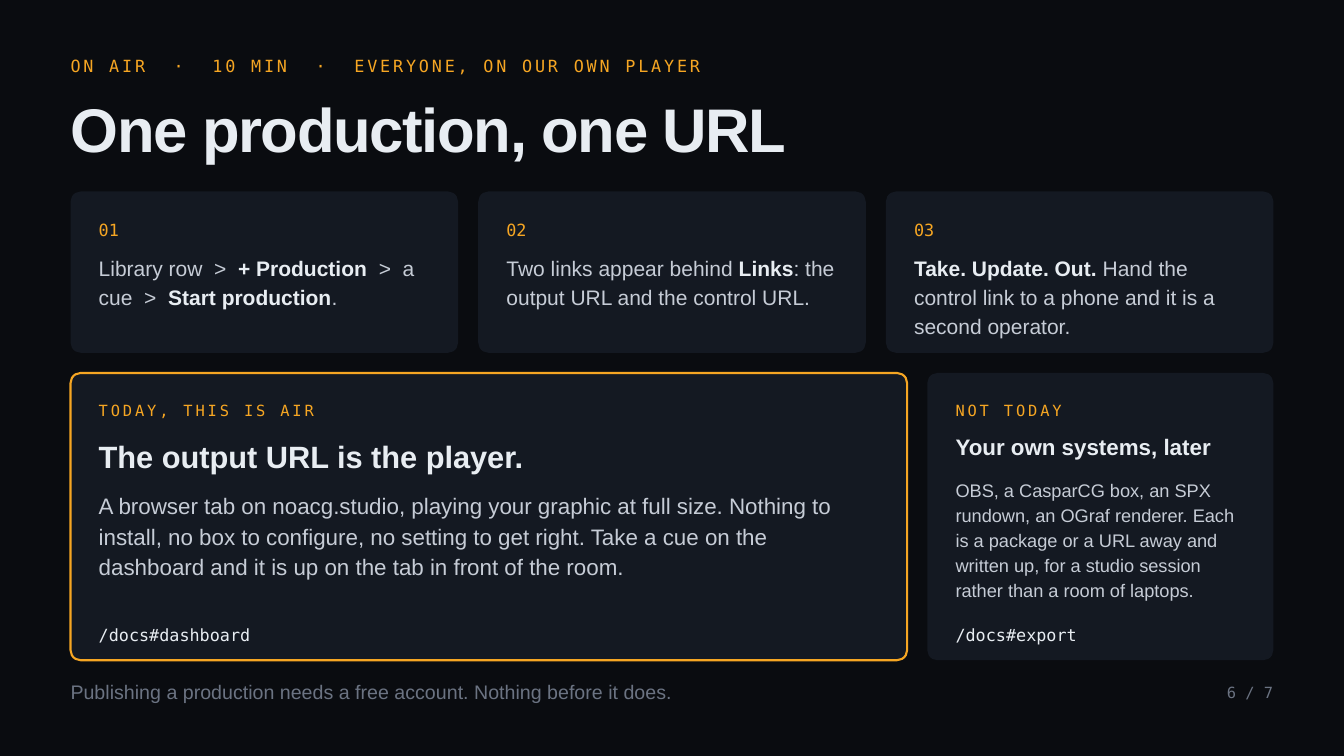
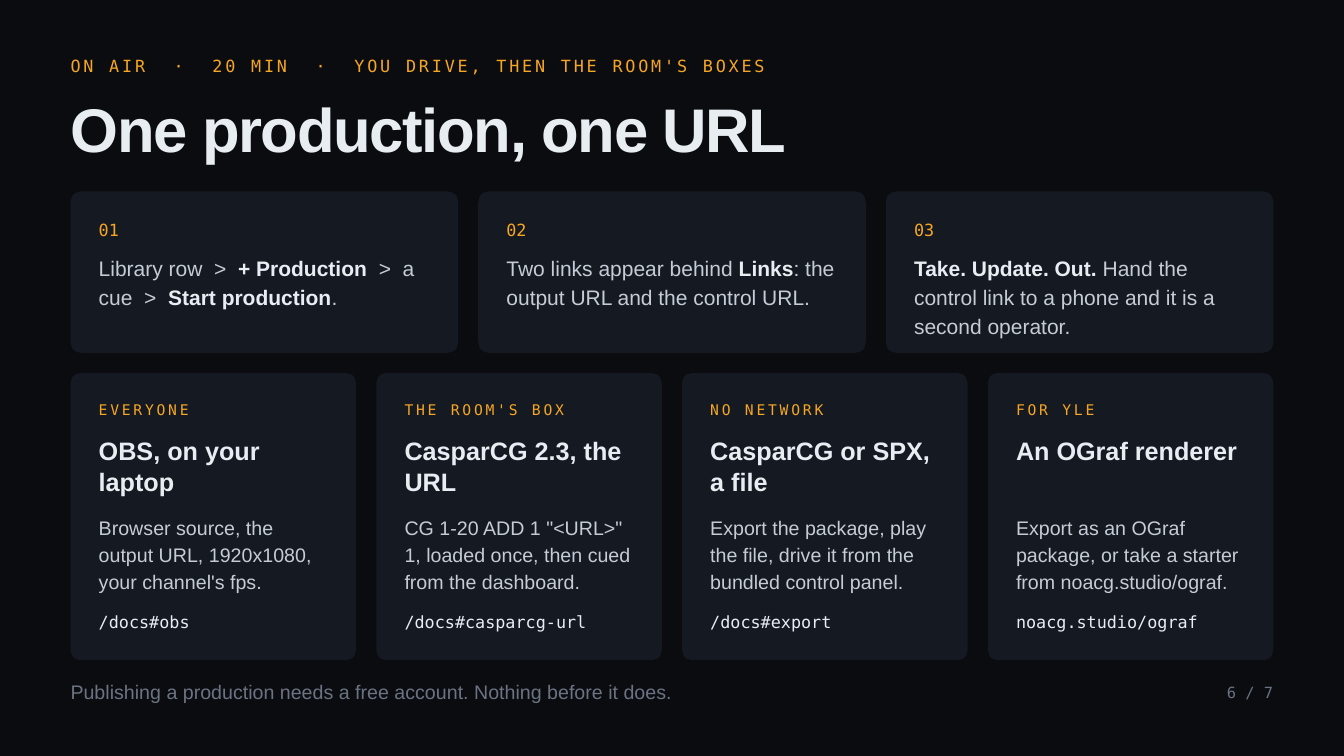
Before and after one commit to NoaCG/NoaCG-Studio, a slide deck: slide 6 of docs/presentation-2026-09-25/NoaCG-2026-09-25.pptx. Drawn at 1344x756 pixels with LibreOffice and Linux fonts; fonts in the diff are those of the drawing. Boxes give left, top, right and bottom in pixels: in the first picture for what was removed or moved away, otherwise in the second. Text is boxed around its words. In the diff, an @@ line names an element or a change of style, - is before the commit and + after.

```diff
--- a/docs/presentation-2026-09-25/NoaCG-2026-09-25.pptx
+++ b/docs/presentation-2026-09-25/NoaCG-2026-09-25.pptx
@@ text at [71,59,765,75]: text changed @@
-ON AIR · 10 MIN · EVERYONE, ON OUR OWN PLAYER
+ON AIR · 20 MIN · YOU DRIVE, THEN THE ROOM'S BOXES
@@ rounded rectangle: place and size @@
-rounded rectangle at [71,373,907,660]
+rounded rectangle at [71,373,356,660]
@@ rounded rectangle at [71,373,356,660]: outline #F6A623 1.5 pt to none @@
@@ rounded rectangle: place and size @@
-rounded rectangle at [928,373,1273,660]
+rounded rectangle at [376,373,661,660]
@@ rounded rectangle added at [683,373,968,660], fill #141922 @@
@@ rounded rectangle added at [988,373,1273,660], fill #141922 @@
@@ text at [99,404,189,415]: text changed; size 11 to 10.5 pt @@
-TODAY, THIS IS AIR
+EVERYONE
@@ text added at [405,404,564,416], 10.5 pt, text #F6A623 @@
+THE ROOM'S BOX
@@ text added at [710,404,823,416], 10.5 pt, text #F6A623 @@
+NO NETWORK
@@ text removed at [956,404,1062,417] @@
-NOT TODAY
@@ text added at [1016,404,1094,415], 10.5 pt, text #F6A623 @@
+FOR YLE
@@ text at [99,442,260,497]: text changed; size 22 to 18 pt @@
-The output URL is the player.
+OBS, on your laptop
@@ text added at [405,441,622,492], 18 pt, text #E8EDF2, bold @@
+CasparCG 2.3, the URL
@@ text added at [710,442,930,492], 18 pt, text #E8EDF2, bold @@
+CasparCG or SPX, a file
@@ text removed at [956,438,1211,460] @@
-Your own systems, later
@@ text added at [1016,441,1237,461], 18 pt, text #E8EDF2, bold @@
+An OGraf renderer
@@ text removed at [956,484,1234,601] @@
-OBS, a CasparCG box, an SPX rundown, an OGraf renderer. Each is a package or a URL away and written up, for a studio session rather than a room of laptops.
@@ text at [99,521,312,593]: text changed; size 16 to 14 pt @@
-A browser tab on noacg.studio, playing your graphic at full size. Nothing to install, no box to configure, no setting to get right. Take a cue on the dashboard and it is up on the tab in front of the room.
+Browser source, the output URL, 1920x1080, your channel's fps.
@@ text added at [405,521,631,589], 14 pt, text #C6CCD6 @@
+CG 1-20 ADD 1 "<URL>" 1, loaded once, then cued from the dashboard.
@@ text added at [710,521,926,593], 14 pt, text #C6CCD6 @@
+Export the package, play the file, drive it from the bundled control panel.
@@ text added at [1016,521,1239,593], 14 pt, text #C6CCD6 @@
+Export as an OGraf package, or take a starter from noacg.studio/ograf.
@@ text at [99,615,190,630]: text changed @@
-/docs#dashboard
+/docs#obs
@@ text "/docs#obs" at [99,615,190,630]: vertical alignment top to bottom @@
@@ text added at [405,615,587,632], 12 pt, text #E8EDF2 @@
+/docs#casparcg-url
@@ text "/docs#export" at [710,615,831,632]: vertical alignment top to bottom @@
@@ text "/docs#export": place and size @@
-text "/docs#export" at [956,628,1077,645]
+text "/docs#export" at [710,615,831,632]
@@ text added at [1016,615,1198,632], 12 pt, text #E8EDF2 @@
+noacg.studio/ograf
```
Also in this commit, not shown: 5 other slides changed, 5 other files.
